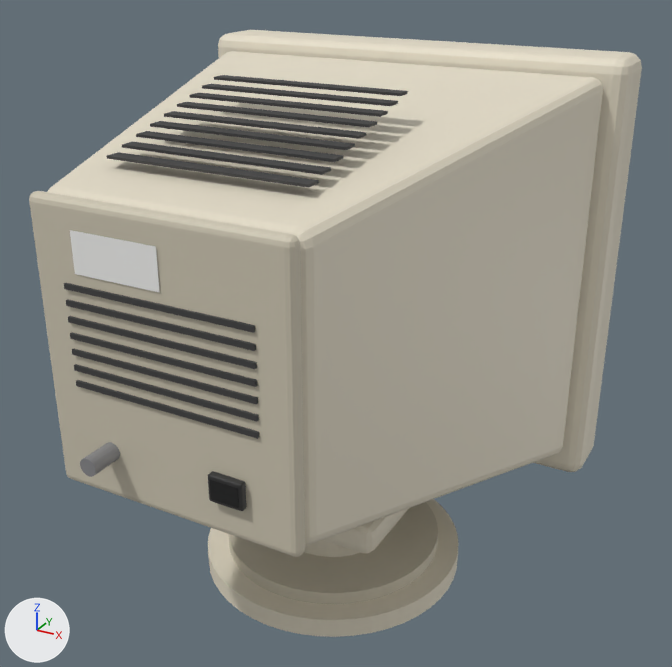
A saved change to the glTF model assets/crt_17.glb.
Both versions are drawn from a 50 mm lens placed at (0.362, -0.632, 0.557), pointed at (0.013, 0.001, 0.24). Arrows for +X, +Y and +Z are at lower left; the lights stay in place. The first picture is the older version. Where no turn or scale is listed for an object, it has been applied to the vertices. Vertices at exactly the same position are counted once.

Before the edit, the objects in view are built like this:
```python
me_body = bpy.data.meshes.new('body')
me_body.from_pydata(...)  # 1424 vertices, 2716 faces; spans x -0.2..0.2, y -0.255..0.184, z -0.009..0.451
# faces by material slot: [876, 1096, 192, 340, 200, 12]
me_body.materials.append(mat_plastic_beige)  # pale yellow #e5ddc8
me_body.materials.append(mat_plastic_beige_dark)  # pale yellow #cec7b3
me_body.materials.append(mat_vent_dark)  # dark grey #3f3f3f
me_body.materials.append(mat_plastic_grey)  # grey #89898b
me_body.materials.append(mat_plastic_black)  # dark grey #303030
me_body.materials.append(mat_socket_inner)  # black #191919
me_label = bpy.data.meshes.new('label')
me_label.from_pydata([(0.035, 0.0, -0.015), (-0.035, 0.0, -0.015), (0.035, 0.0, 0.015), (-0.035, 0.0, 0.015)], [], [(0, 1, 3), (0, 3, 2)])
me_label.materials.append(mat_label)  # white #f6f6f3
ob_body = bpy.data.objects.new('body', me_body)
ob_body.location = (0.0, 0.02, 0.009)
ob_label = bpy.data.objects.new('label', me_label)
ob_label.location = (-0.03, -0.211, 0.363)
```
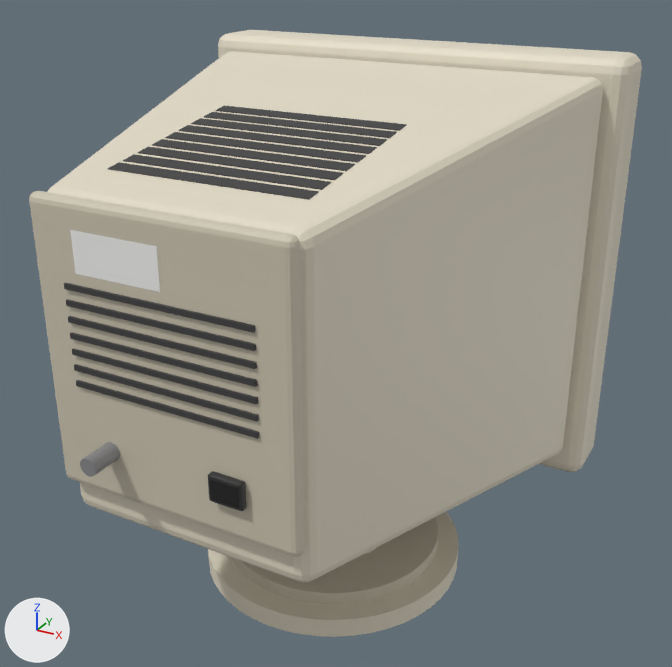
Boxes (x1, y1, x2, y2) around the edits, measured in the pictures (672 x 667 px; the box of a moved part takes in the faces that stretch with it):
part 1 of me_body, moved or reshaped
    before: (214, 75, 408, 96)
    after: (215, 105, 407, 131)
part 2 of me_body, moved or reshaped
    before: (202, 84, 398, 106)
    after: (204, 112, 397, 138)
part 3 of me_body, moved or reshaped
    before: (189, 93, 388, 117)
    after: (191, 118, 387, 146)
part 4 of me_body, moved or reshaped
    before: (177, 102, 377, 127)
    after: (179, 125, 377, 154)
part 5 of me_body, moved or reshaped
    before: (164, 111, 366, 139)
    after: (165, 132, 366, 163)
part 6 of me_body, moved or reshaped
    before: (150, 121, 355, 150)
    after: (152, 139, 355, 171)
part 7 of me_body, moved or reshaped
    before: (136, 131, 343, 162)
    after: (138, 147, 343, 180)
part 8 of me_body, moved or reshaped
    before: (122, 142, 331, 175)
    after: (123, 154, 331, 190)
part 9 of me_body, moved or reshaped
    before: (107, 152, 319, 188)
    after: (108, 162, 319, 200)
part 10 of me_body, moved or reshaped (not visible afterwards)
    before: (329, 509, 406, 549)
part 11 of me_body, moved or reshaped
    before: (301, 247, 317, 545)
    after: (80, 247, 317, 582)

Patch to the scene script:
```diff
--- a/assets/crt_17.glb.py
+++ b/assets/crt_17.glb.py
@@ me_body @@
 me_body.from_pydata(...)  # 1424 vertices, 2716 faces; spans x -0.2..0.2, y -0.255..0.184, z -0.009..0.451
 # used by ob_body; location = (0.0, 0.02, 0.009)
+# me_body part 1: the loose piece of 8 vertices spanning x -0.08..0.08, y -0.046..-0.034, z 0.438..0.439 is scaled about its middle by (1, 0.989, 0.494), then moved by (0.0, 0.0, -0.024)
+# me_body part 2: the loose piece of 8 vertices spanning x -0.08..0.08, y -0.062..-0.05, z 0.433..0.435 is scaled about its middle by (1, 0.989, 0.494), then moved by (0.0, 0.0, -0.022)
+# me_body part 3: the loose piece of 8 vertices spanning x -0.08..0.08, y -0.078..-0.066, z 0.428..0.43 is scaled about its middle by (1, 0.989, 0.494), then moved by (0.0, 0.0, -0.02)
+# me_body part 4: the loose piece of 8 vertices spanning x -0.08..0.08, y -0.094..-0.082, z 0.424..0.426 is scaled about its middle by (1, 0.989, 0.494), then moved by (0.0, 0.0, -0.018)
+# me_body part 5: the loose piece of 8 vertices spanning x -0.08..0.08, y -0.11..-0.098, z 0.42..0.421 is scaled about its middle by (1, 0.989, 0.494), then moved by (0.0, 0.0, -0.016)
+# me_body part 6: the loose piece of 8 vertices spanning x -0.08..0.08, y -0.126..-0.114, z 0.415..0.417 is turned 8.6 degrees about the x axis through its middle, then moved by (0.0, 0.0, -0.014)
+# me_body part 7: the loose piece of 8 vertices spanning x -0.08..0.08, y -0.142..-0.13, z 0.411..0.412 is turned 8.6 degrees about the x axis through its middle, then moved by (0.0, 0.0, -0.012)
+# me_body part 8: the loose piece of 8 vertices spanning x -0.08..0.08, y -0.158..-0.146, z 0.406..0.408 is turned 8.6 degrees about the x axis through its middle, then moved by (0.0, 0.0, -0.01)
+# me_body part 9: the loose piece of 8 vertices spanning x -0.08..0.08, y -0.174..-0.162, z 0.402..0.403 is turned 8.6 degrees about the x axis through its middle, then moved by (0.0, 0.0, -0.007)
+# me_body part 10: all 48 vertices in x -0.08..0.08, y -0.08..0.08, z 0.081..0.091 are moved by (0.0, 0.0, 0.03)
+# me_body part 11: 24 of the vertices in x -0.104..0.104, y -0.22..-0.21, z 0.168..0.18 are multiplied about their middle by the matrix ((1.0, 0.0, 0.0), (0.0, 0.998, -0.007), (0.0, 0.09, 0.99)), then moved by (0.0, 0.0, -0.016)
 me_body.materials.append(mat_plastic_beige)
```
